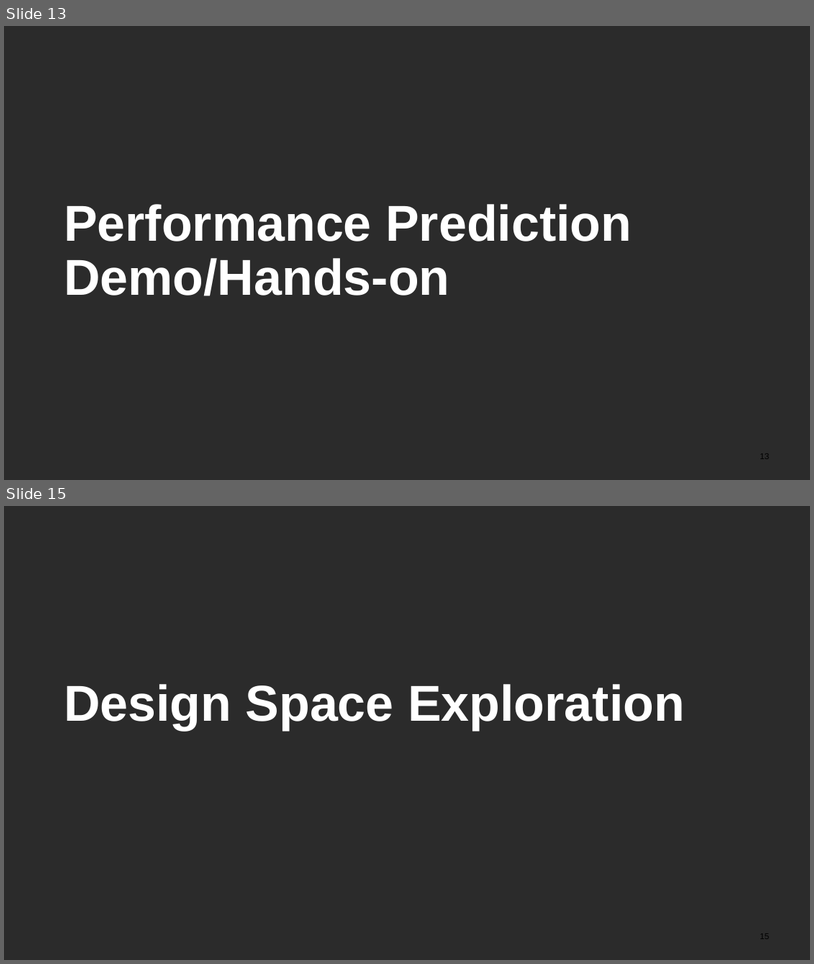
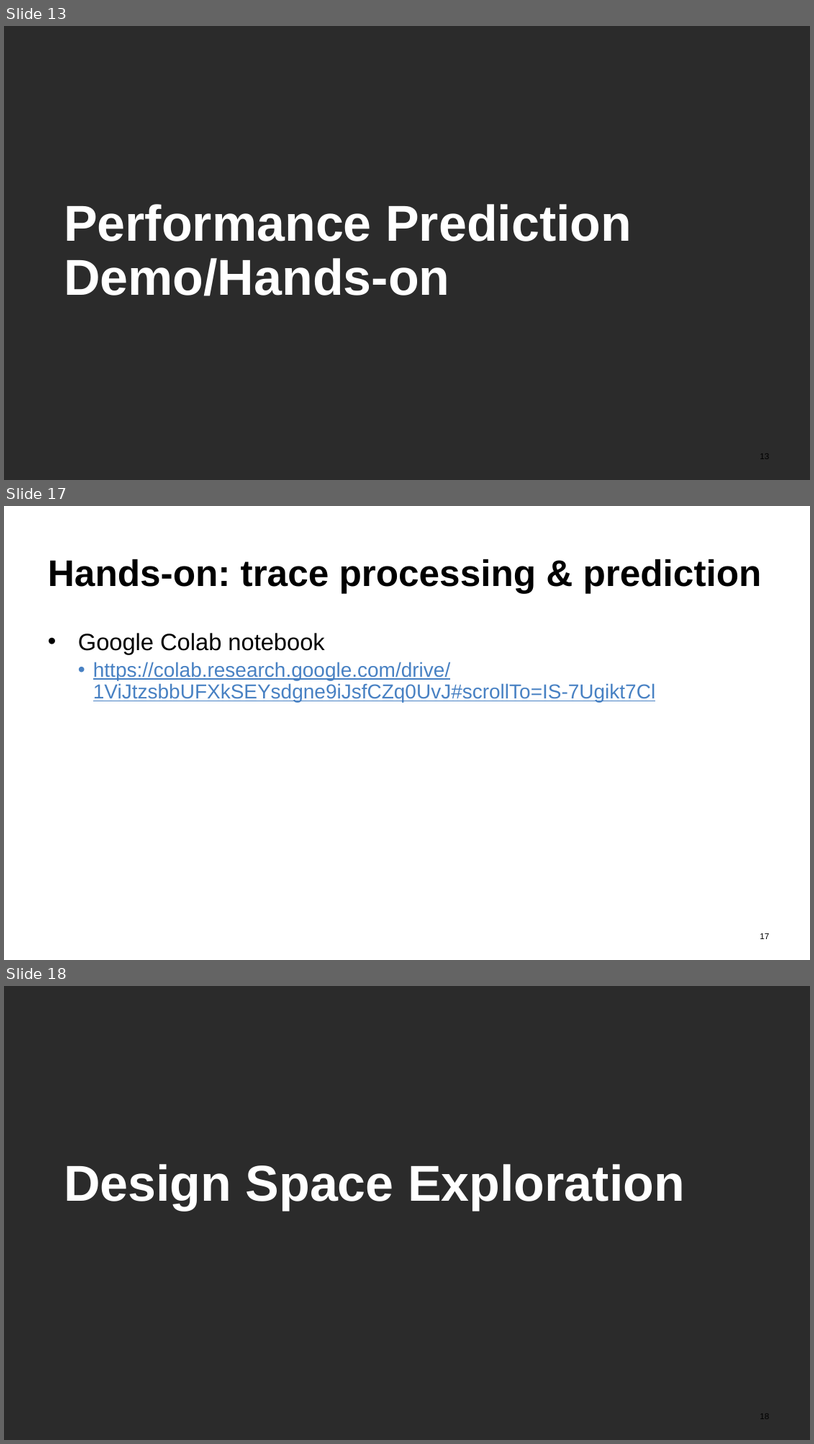
Before and after one commit to PerfVec/PerfVec, a slide deck: Tutorials/SIGMETRICS2025/sigmetrics25_tutorial_slides.pptx. Shown one above the other, each under a label of ours: slides 13 and 15 before the commit, slides 13, 17 and 18 after it; the slides between them are not shown. The pictures are 814x964 and 814x1444 pixels, drawn with LibreOffice and Linux fonts; fonts in the diff are those of the drawing; background and template pictures are left out; a plain dark background stands for a picture behind light text. Boxes give left, top, right and bottom in pixels: in the first picture for what was removed or moved away, otherwise in the second. Text is boxed around its words. In the diff, an @@ line names an element or a change of style, - is before the commit and + after.

```diff
--- a/Tutorials/SIGMETRICS2025/sigmetrics25_tutorial_slides.pptx
+++ b/Tutorials/SIGMETRICS2025/sigmetrics25_tutorial_slides.pptx
@@ slide 17 added at (x1=4, y1=506, x2=810, y2=960), background picture (left out) @@
@@ title added at (x1=48, y1=559, x2=762, y2=593), 44 pt, text #000000, bold @@
+Hands-on: trace processing & prediction
@@ text added at (x1=78, y1=633, x2=656, y2=702), 24 pt, text #4881C3, underline @@
+• Google Colab notebook
+  • https://colab.research.google.com/drive/1ViJtzsbbUFXkSEYsdgne9iJsfCZq0UvJ#scrollTo=IS-7Ugikt7Cl
@@ page number added at (x1=760, y1=933, x2=769, y2=939), 10 pt, text #000000 @@
+17
@@ what was slide 15 is now slide 18 @@
```
Also in this commit, not shown: 1 slide changed, 3 other slides added, 2 slides removed.
